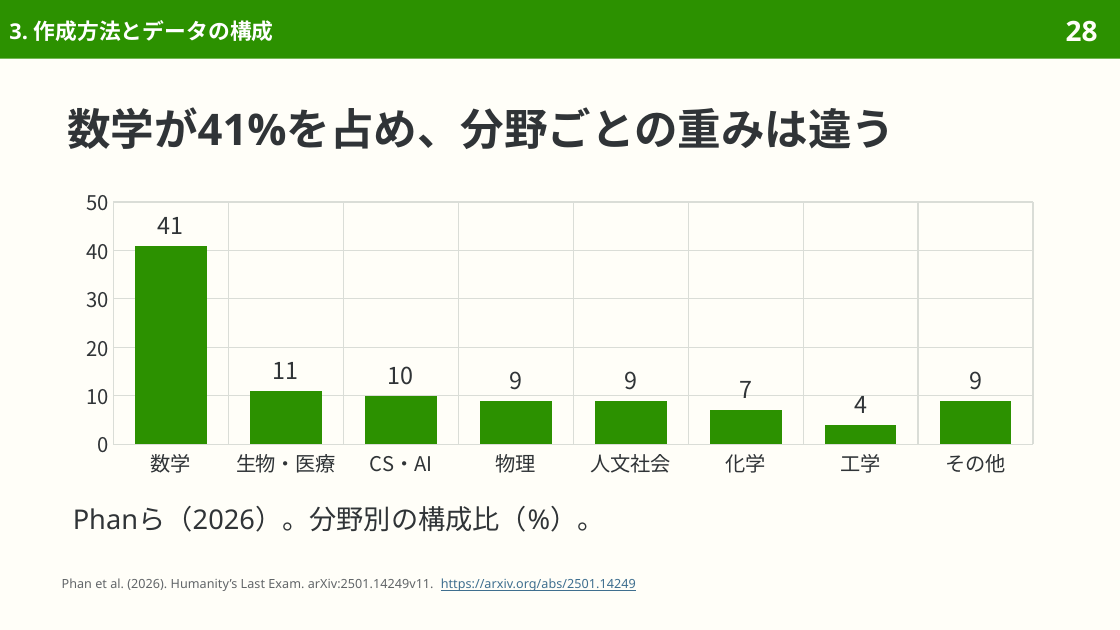
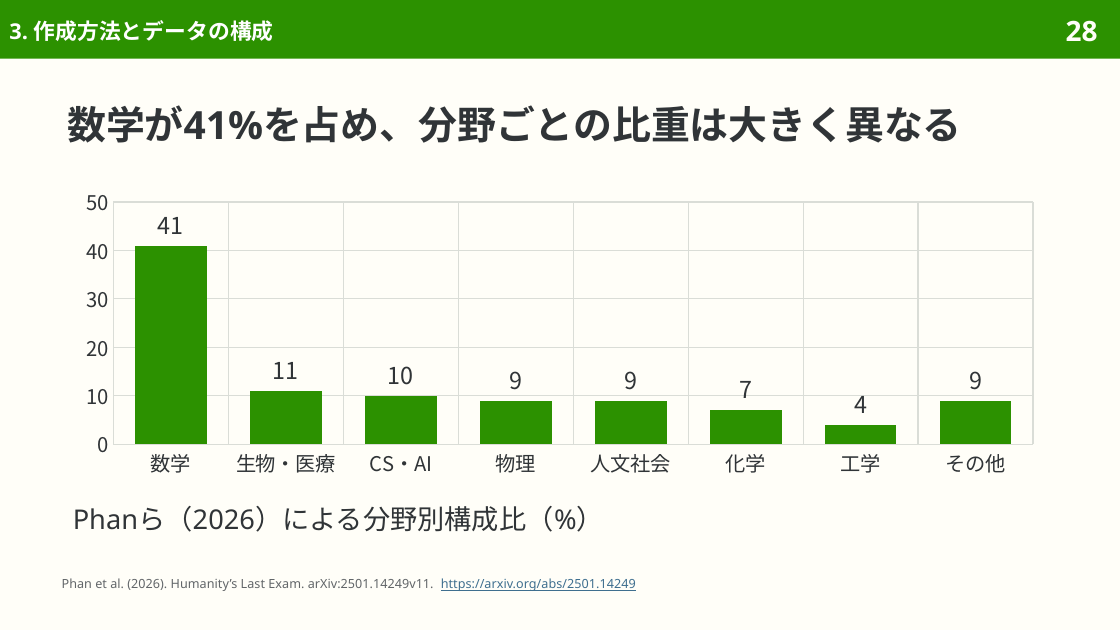
Before and after one commit to sasakiy84/datasets-in-10-minutes, a slide deck: slide 28 of slides/datasets-in-10-minutes-hle.pptx. Drawn at 1120x630 pixels with LibreOffice and Linux fonts; fonts in the diff are those of the drawing. Boxes give left, top, right and bottom in pixels: in the first picture for what was removed or moved away, otherwise in the second. Text is boxed around its words. In the diff, an @@ line names an element or a change of style, - is before the commit and + after.

```diff
--- a/slides/datasets-in-10-minutes-hle.pptx
+++ b/slides/datasets-in-10-minutes-hle.pptx
@@ title at bbox=[67, 105, 962, 143]: text changed; size 28 to 25 pt @@
-数学が41%を占め、分野ごとの重みは違う
+数学が41%を占め、分野ごとの比重は大きく異なる
@@ text at bbox=[73, 506, 604, 532]: text changed @@
-Phanら（2026）。分野別の構成比（%）。
+Phanら（2026）による分野別構成比（%）
```
Also in this commit, not shown: 14 other slides changed, 7 other files.
